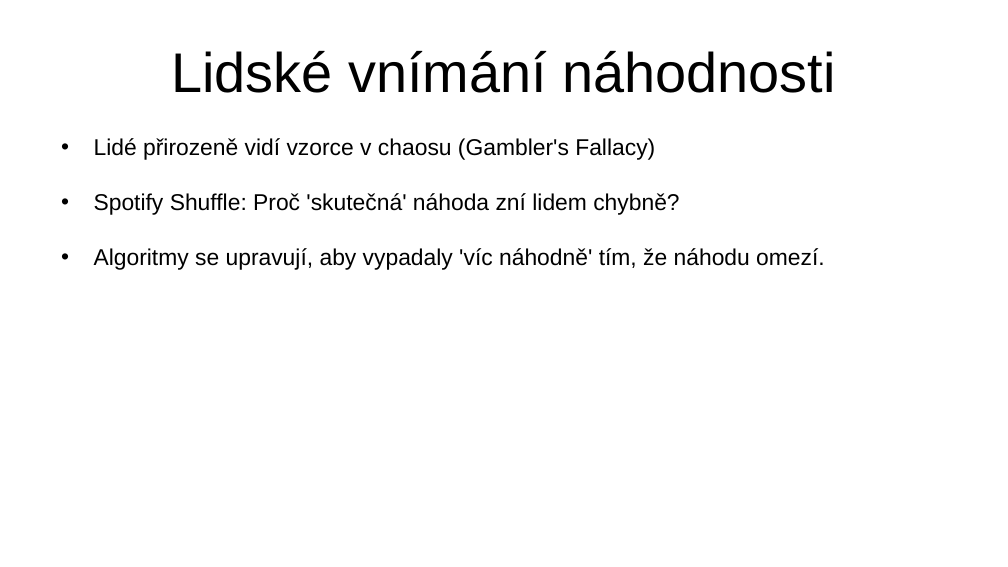
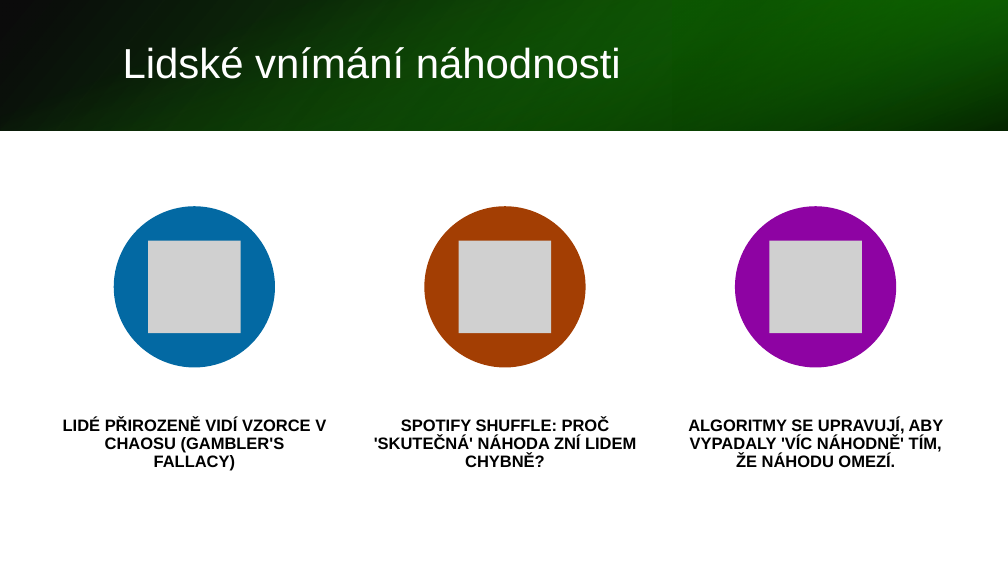
Before and after one commit to hruboson/UTB-PO-RAND, a slide deck: slide 13 of presentation.pptx. Drawn at 1008x567 pixels with LibreOffice and Linux fonts; fonts in the diff are those of the drawing; grey boxes stand for pictures. Boxes give left, top, right and bottom in pixels: in the first picture for what was removed or moved away, otherwise in the second. Text is boxed around its words. In the diff, an @@ line names an element or a change of style, - is before the commit and + after.

Commit message:
Prezentace pokročilé programování
Přidal jsem text do poznámek co bychom mohli +- říkat a snažil jsem se dodržovat styl možná ještě tam dám nějaký obsah a nějaký counter slidů

```diff
--- a/presentation.pptx
+++ b/presentation.pptx
@@ rectangle added at [0,0,1008,131], fill gradient #000000 to #127A02 @@
@@ rectangle added at [0,0,1008,130], fill gradient #18A303 to #000000 @@
@@ title "Lidské vnímání náhodnosti": place and size @@
-title "Lidské vnímání náhodnosti" at [171,51,835,93]
+title "Lidské vnímání náhodnosti" at [123,47,621,79]
@@ title "Lidské vnímání náhodnosti" at [123,47,621,79]: size 44 to 33 pt, text colour #000000 to #FFFFFF; alignment centre to left; line spacing 1 to 0.9 @@
@@ rectangle added at [672,0,1008,131], fill gradient #0C5201 to #18A303 @@
@@ text removed at [94,138,825,270] @@
-• Lidé přirozeně vidí vzorce v chaosu (Gambler's Fallacy)
-• Spotify Shuffle: Proč 'skutečná' náhoda zní lidem chybně?
-• Algoritmy se upravují, aby vypadaly 'víc náhodně' tím, že náhodu omezí.
@@ group added at [63,207,944,471]: 3 ellipses, 3 pictures, 3 texts @@
+LIDÉ PŘIROZENĚ VIDÍ VZORCE V CHAOSU (GAMBLER'S FALLACY)
+SPOTIFY SHUFFLE: PROČ 'SKUTEČNÁ' NÁHODA ZNÍ LIDEM CHYBNĚ?
+ALGORITMY SE UPRAVUJÍ, ABY VYPADALY 'VÍC NÁHODNĚ' TÍM, ŽE NÁHODU OMEZÍ.
```
Also in this commit, not shown: 12 other slides changed, 3 slides added, 1 slide removed.
